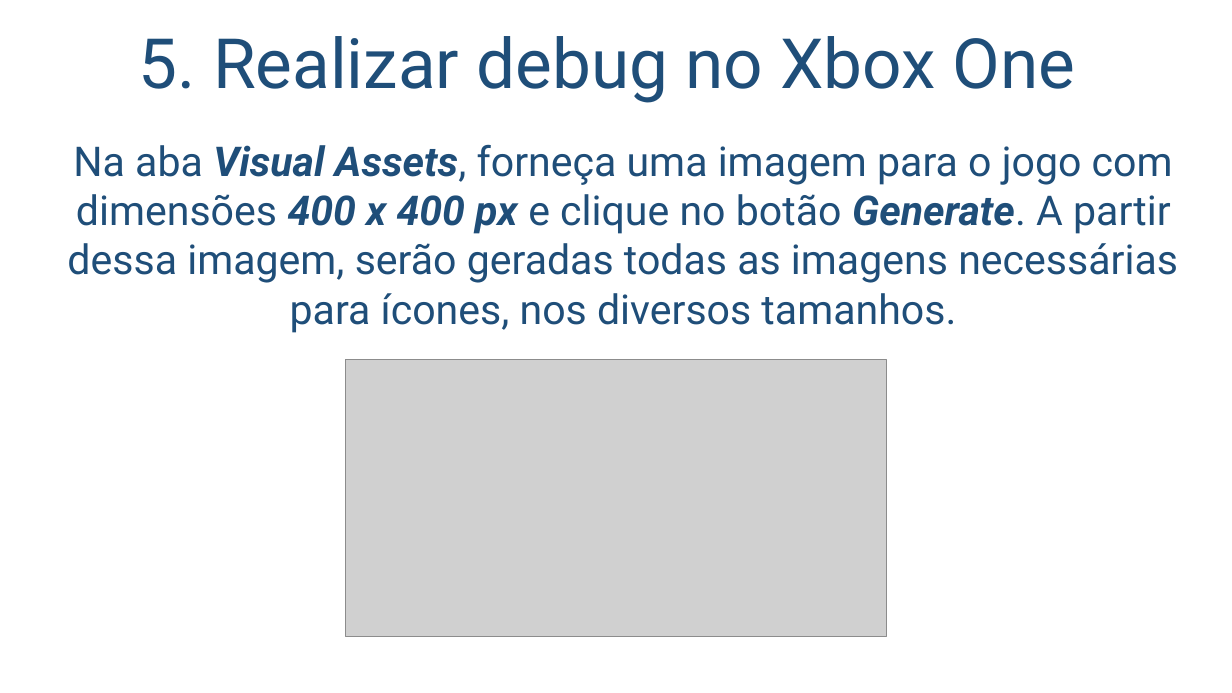
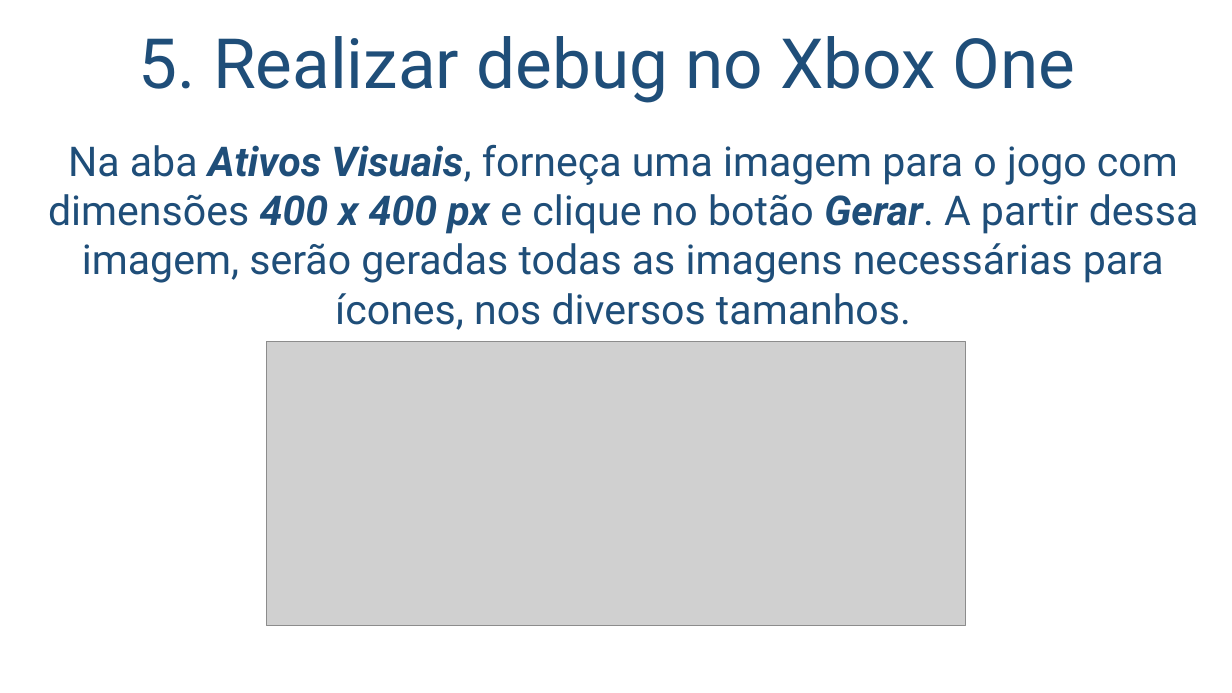
Before and after one commit to salmo-jr/public-slides, a slide deck: slide 26 of building-games-for-XboxOne.pptx. Drawn at 1232x693 pixels with LibreOffice and Linux fonts; fonts in the diff are those of the drawing; grey boxes stand for pictures; background and template pictures are left out. Boxes give left, top, right and bottom in pixels: in the first picture for what was removed or moved away, otherwise in the second. Text is boxed around its words. In the diff, an @@ line names an element or a change of style, - is before the commit and + after.

Commit message:
atualização de imagens

```diff
--- a/building-games-for-XboxOne.pptx
+++ b/building-games-for-XboxOne.pptx
@@ text at box(48, 144, 1199, 330): text changed @@
-Na aba Visual Assets, forneça uma imagem para o jogo com dimensões 400 x 400 px e clique no botão Generate. A partir dessa imagem, serão geradas todas as imagens necessárias para ícones, nos diversos tamanhos.
+Na aba Ativos Visuais, forneça uma imagem para o jogo com dimensões 400 x 400 px e clique no botão Gerar. A partir dessa imagem, serão geradas todas as imagens necessárias para ícones, nos diversos tamanhos.
@@ picture: place and size @@
-picture at box(346, 360, 886, 637)
+picture at box(266, 341, 966, 626)
```
Also in this commit, not shown: 3 other slides changed.
